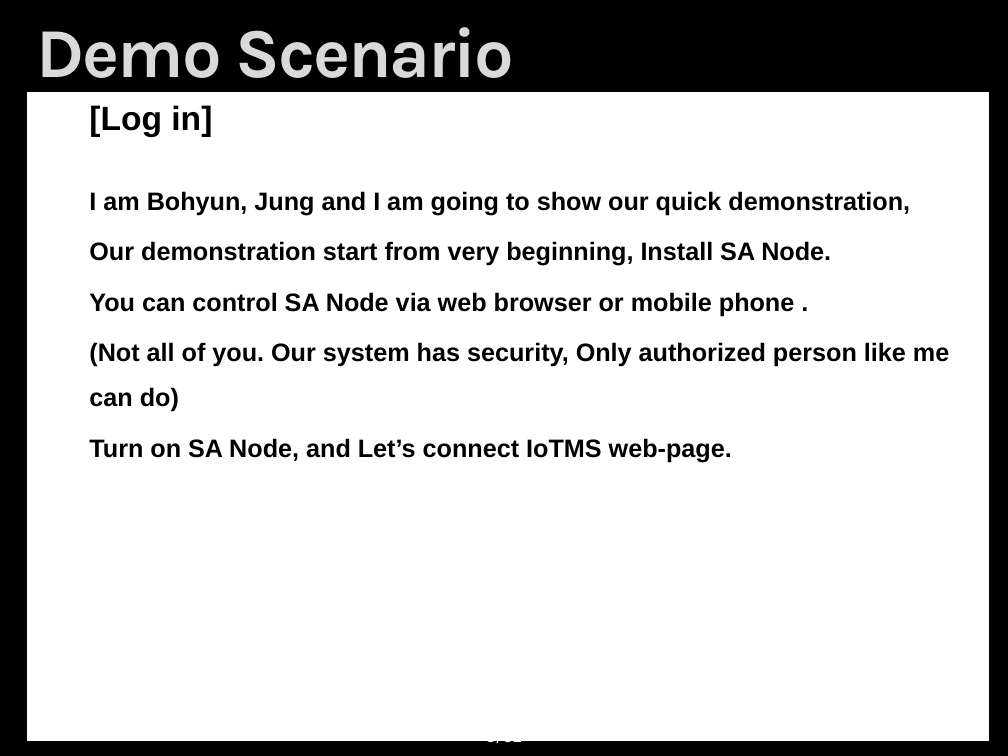
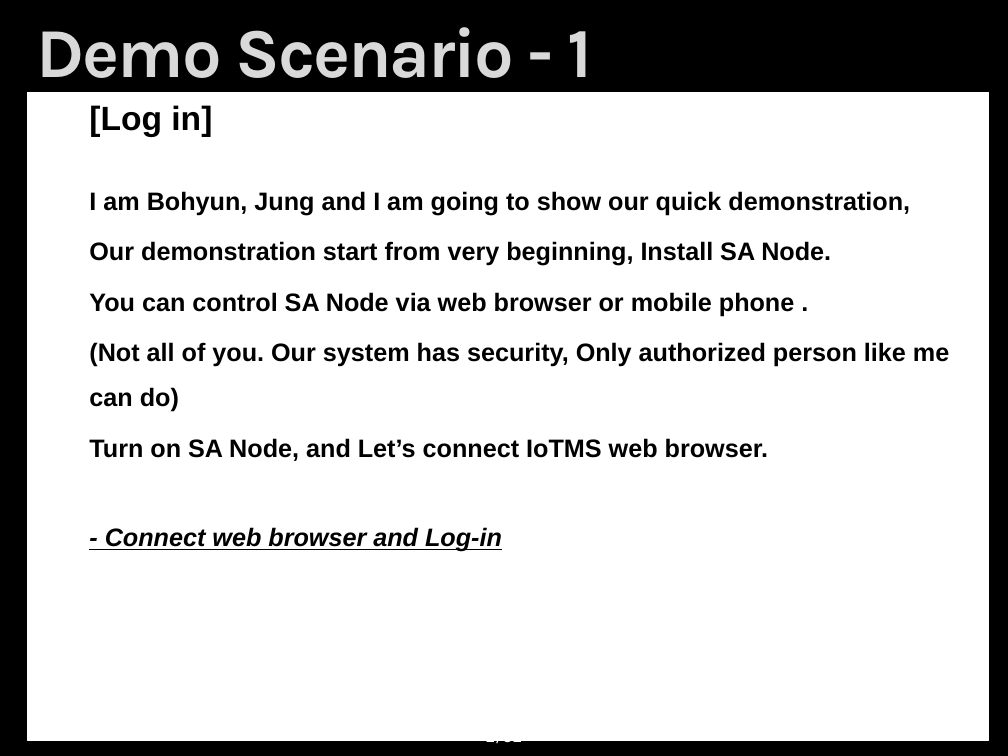
Before and after one commit to youkkwon/smarthome, a slide deck: slide 2 of doc/Demo_0626_0315.pptx (slide 3 before the commit). Drawn at 1008x756 pixels with LibreOffice and Linux fonts; fonts in the diff are those of the drawing; background and template pictures are left out. Boxes give left, top, right and bottom in pixels: in the first picture for what was removed or moved away, otherwise in the second. Text is boxed around its words. In the diff, an @@ line names an element or a change of style, - is before the commit and + after.

Commit message:
update Demo scenario

```diff
--- a/doc/Demo_0626_0315.pptx
+++ b/doc/Demo_0626_0315.pptx
@@ title at <box>37,27,593,93</box>: text changed @@
-Demo Scenario
+Demo Scenario - 1
@@ text at <box>89,438,769,552</box>: text changed @@
-Turn on SA Node, and Let’s connect IoTMS web-page.
+Turn on SA Node, and Let’s connect IoTMS web browser.
+- Connect web browser and Log-in
```
Also in this commit, not shown: 11 other slides changed, 1 slide removed.
